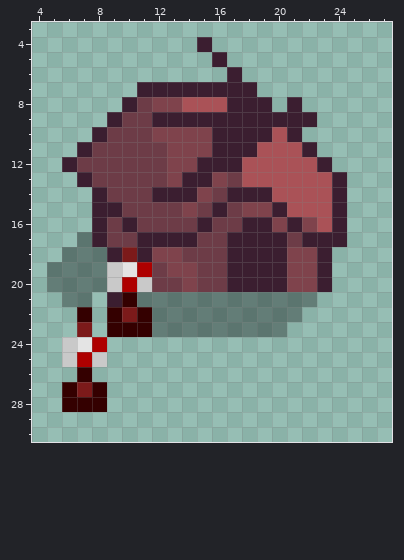
One commit to this pixel-art sprite: android/assets/textures/tiles/building/goblin_archers_guild.png. Above is the file before it was changed.
The file is 32x32 pixels. Colours within 5 levels of each other are drawn and written as one. Shown: x 4..27, y 3..30.
After:
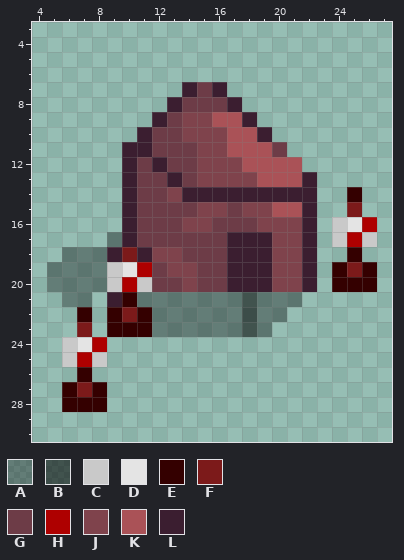
Palette (. is transparent): A #00000057  B #00000090  C #c9c9c9  D #e4e4e4  E #340000  F #7c1a1a  G #6d3c47  H #ae0000  J #7f434c  K #aa5257  L #3b1e30
The edit:
y 4: x 15 L -> .
y 5: x 16 L -> .
y 6: x 17 L -> .
y 7: x 11..13 LLL -> ...; x 15 L -> G; x 17..18 LL -> ..
y 8: x 10..16 LGJJKKK -> ...LGGG; x 18..19 LL -> ..; x 21 L -> .
y 9: x 9..11 LGG -> ...; x 13..17 LLLLL -> GJJKK; x 19..22 LLLL -> ....
y 10: x 8..13 LGGGJJ -> ...LGG; x 16..18 LLL -> JKK; x 20..21 KL -> ..
y 11: x 7..11 LGGGG -> ...LL; x 13..14 JJ -> GG; x 16..18 LLL -> JKK; x 20..22 KKL -> G..
y 12: x 6..10 LGGGG -> ....L; x 12..17 GJJLLL -> LGGJJJ; x 22..23 KL -> ..
y 13: x 7..10 LGGG -> ...L; x 13..15 JLL -> LGJ; x 17..18 GK -> JJ; x 22..24 KKL -> L..
y 14: x 8..10 LGG -> ..L; x 12..13 LL -> GJ; x 15..16 JG -> LL; x 20..25 KKKKL. -> LLL..E
y 15: x 8..10 LLG -> ..L; x 14..16 JGL -> GJJ; x 20 L -> K; x 22..25 KKL. -> L..F
y 16: x 8..9 LG -> ..; x 14..15 GL -> JJ; x 18..19 LL -> GJ; x 21..26 LJKL.. -> JL.CDH
y 17: x 7..14 ALGGLLLL -> ..ALGGGG; x 20..21 LG -> JJ; x 23..26 LL.. -> .CHC
y 18: x 20 L -> J; x 22..23 JL -> L.; x 25 . -> E
y 19: x 20 L -> J; x 22..26 JL... -> L.EFE
y 20: x 20 L -> J; x 22..26 JL... -> L.EEE
y 21: x 18 A -> B; x 22 A -> .
y 22: x 18 A -> B; x 21 A -> .
y 23: x 18 A -> B; x 20 A -> .
Changed places in both pictures, as pixel boxes (x1, y1, x2, y2):
changed: (62, 37, 377, 337)
